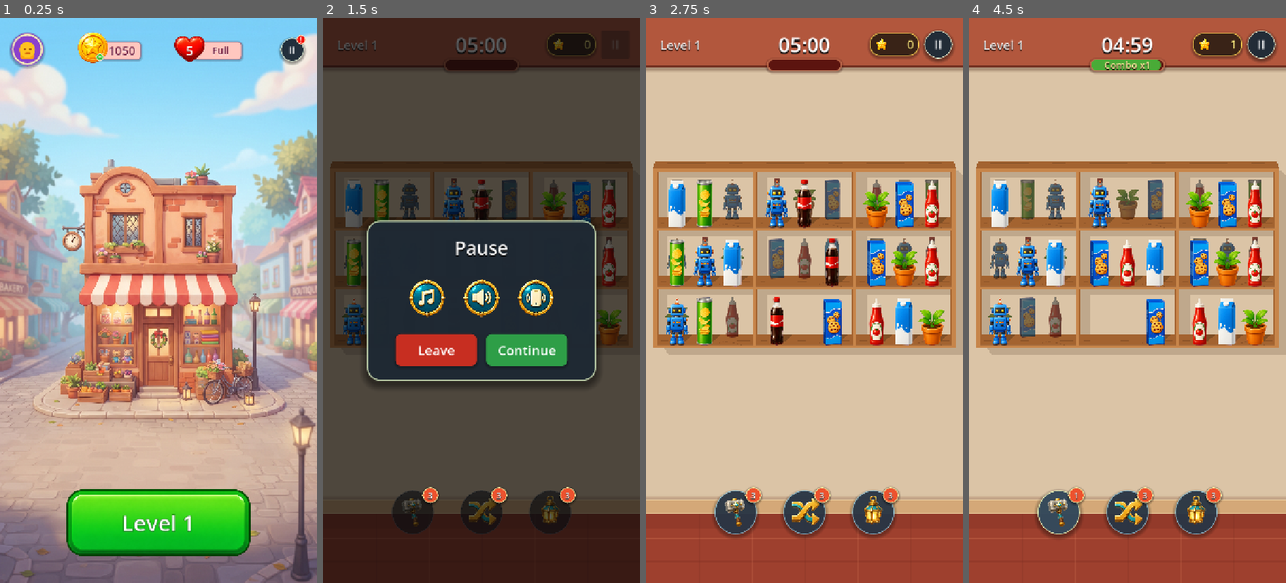
Above: before the commit, frames 1-4 (left to right).
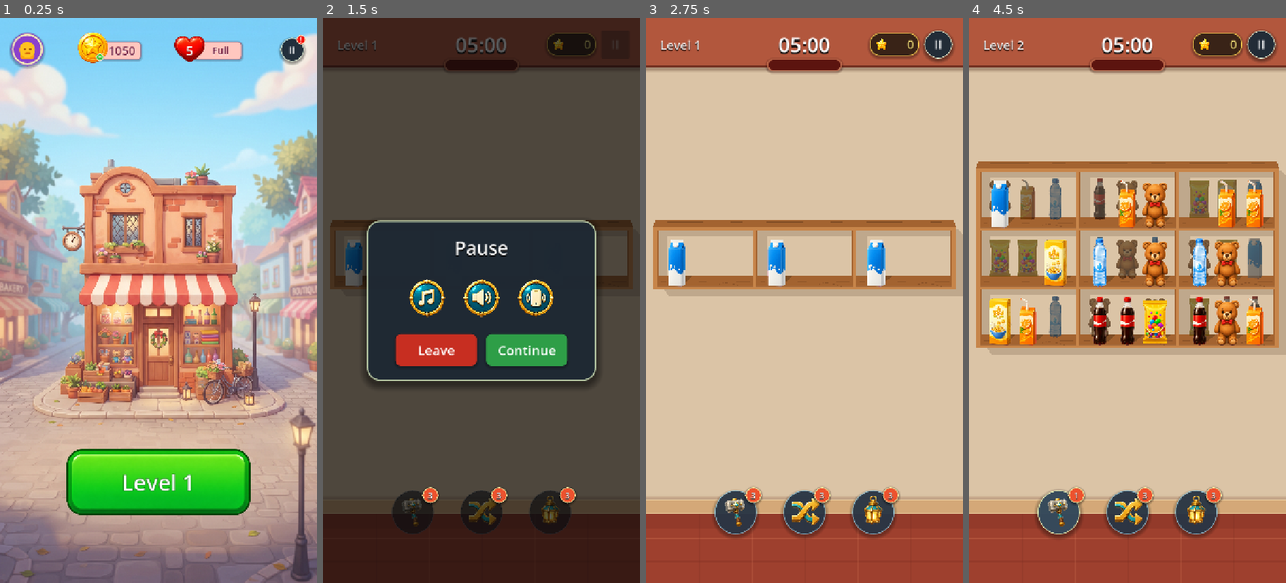
Above: after the commit, the same moments.

Repository: vladeque/sorting-puzzle
Game: Godot game, scene res://scenes/main_menu.tscn
The game is run twice, just before and just after one commit, with the same random seed, the same clock (stepped at 60 frames per second) and the same inputs.
Inputs (mouse positions are in pixels of both pictures, inside the frame that each line leads up to):
- Up to frame 1 (0.25 s): no input
- Up to frame 2 (1.5 s): click "Level 1" at 0.5 s; click "II" at 1.25 s
- Up to frame 3 (2.75 s): click "Continue" at 2 s
- Up to frame 4 (4.5 s): click "3" at 2.75 s; click (1127, 390) at 3.5 s, where only the run after the commit has a clickable "Next"; click "2" at 4.25 s

The runs differ from the first frame. In frame 1, 11% of the frame differs, in the area x 20-80%, y 76-96%; in frame 2, 7.5%; in frame 3, 19%, in the area x 2-100%, y 25-60%; in frame 4, 12%.

Commit message:
Refresh level UI and remove unused reward star asset

Diff:
--- a/configs/levels/level_001.json
+++ b/configs/levels/level_001.json
@@ -5,56 +5,17 @@
   "shelves": [
 	{
 	  "layers": [
-		["milk_carton", "chips_can", null],
-		["milk_carton", "chips_can", "toy_robot"]
+		["milk_carton"]
 	  ]
 	},
 	{
 	  "layers": [
-		["toy_robot", "soda_bottle", null],
-		["soda_bottle", "plant_pot", "cookie_box"]
+		["milk_carton"]
 	  ]
 	},
 	{
 	  "layers": [
-		["plant_pot", "cookie_box", "ketchup_bottle"],
-		["ketchup_bottle", "milk_carton", "chips_can"]
-	  ]
-	},
-	{
-	  "layers": [
-		["chips_can", "toy_robot", "milk_carton"],
-		["toy_robot", "soda_bottle", "plant_pot"]
-	  ]
-	},
-	{
-	  "layers": [
-		[null, null, "soda_bottle"],
-		["cookie_box", "ketchup_bottle", "milk_carton"]
-	  ]
-	},
-	{
-	  "layers": [
-		["cookie_box", "plant_pot", "ketchup_bottle"],
-		["chips_can", "toy_robot", "soda_bottle"]
-	  ]
-	},
-	{
-	  "layers": [
-		["toy_robot", "chips_can", null],
-		["plant_pot", "cookie_box", "ketchup_bottle"]
-	  ]
-	},
-	{
-	  "layers": [
-		["soda_bottle", null, "cookie_box"],
-		[null, null, null]
-	  ]
-	},
-	{
-	  "layers": [
-		["ketchup_bottle", "milk_carton", "plant_pot"],
-		[null, null, null]
+		["milk_carton"]
 	  ]
 	}
   ]
--- a/level.tscn
+++ b/level.tscn
@@ -4,7 +4,7 @@
 [ext_resource type="Texture2D" uid="uid://x0qk7pd87bfv" path="res://assets/abilities/ability_shuffle.png" id="3_shuffle_icon"]
 [ext_resource type="Texture2D" uid="uid://dwmyah5l2r82d" path="res://assets/abilities/ability_lantern.png" id="4_lantern_icon"]
 [ext_resource type="PackedScene" uid="uid://g1xsr7chqeg7" path="res://scenes/pause_menu.tscn" id="5_pause_menu"]
-[ext_resource type="Texture2D" path="res://assets/ui/reward_star.png" id="6_reward_star"]
+[ext_resource type="Texture2D" uid="uid://dv3e304riacm4" path="res://assets/ui/reward_star1.png" id="6_reward_star"]
 [ext_resource type="Texture2D" uid="uid://bai63m2evt0sk" path="res://assets/ui/level_button_blank.png" id="7_level_button_blank"]
 [ext_resource type="Script" uid="uid://cy80oincxrrc5" path="res://scripts/level.gd" id="10_level_script"]
 
@@ -47,6 +47,21 @@
 shadow_size = 7
 shadow_offset = Vector2(0, -2)
 
+[sub_resource type="StyleBoxFlat" id="StyleBoxFlat_star_counter"]
+bg_color = Color(0.18, 0.12, 0.08, 0.86)
+border_width_left = 2
+border_width_top = 2
+border_width_right = 2
+border_width_bottom = 2
+border_color = Color(1, 0.84, 0.32, 0.88)
+corner_radius_top_left = 22
+corner_radius_top_right = 22
+corner_radius_bottom_right = 22
+corner_radius_bottom_left = 22
+shadow_color = Color(0, 0, 0, 0.3)
+shadow_size = 6
+shadow_offset = Vector2(0, 3)
+
 [sub_resource type="StyleBoxFlat" id="StyleBoxFlat_pause_button_normal"]
 bg_color = Color(0.12, 0.17, 0.22, 0.96)
 border_width_left = 2
@@ -92,21 +107,6 @@
 shadow_size = 10
 shadow_offset = Vector2(0, 4)
 
-[sub_resource type="StyleBoxFlat" id="StyleBoxFlat_star_counter"]
-bg_color = Color(0.18, 0.12, 0.08, 0.86)
-border_width_left = 2
-border_width_top = 2
-border_width_right = 2
-border_width_bottom = 2
-border_color = Color(1, 0.84, 0.32, 0.88)
-corner_radius_top_left = 22
-corner_radius_top_right = 22
-corner_radius_bottom_right = 22
-corner_radius_bottom_left = 22
-shadow_color = Color(0, 0, 0, 0.3)
-shadow_size = 6
-shadow_offset = Vector2(0, 3)
-
 [sub_resource type="StyleBoxFlat" id="StyleBoxFlat_ability_normal"]
 bg_color = Color(0.16, 0.21, 0.27, 0.94)
 border_width_left = 2
@@ -253,7 +253,7 @@
 mouse_filter = 2
 theme_override_styles/panel = SubResource("StyleBoxFlat_hud_center_slot")
 
-[node name="ComboFill" type="Panel" parent="Background/HudCenterSlot"]
+[node name="ComboFill" type="Panel" parent="Background/HudCenterSlot" unique_id=1795234617]
 visible = false
 layout_mode = 1
 anchors_preset = 15
@@ -276,7 +276,6 @@
 anchor_bottom = 1.0
 grow_horizontal = 2
 grow_vertical = 2
-mouse_filter = 2
 theme_override_colors/font_color = Color(1, 0.92, 0.62, 1)
 theme_override_colors/font_shadow_color = Color(0.08, 0.02, 0.01, 0.82)
 theme_override_constants/shadow_offset_x = 0
@@ -686,6 +685,7 @@
 offset_top = -48.0
 offset_bottom = 48.0
 grow_horizontal = 2
+grow_vertical = 2
 theme_override_colors/font_color = Color(1, 1, 1, 1)
 theme_override_colors/font_shadow_color = Color(0, 0, 0, 0.8)
 theme_override_constants/shadow_offset_x = 0
@@ -752,13 +752,12 @@
 offset_bottom = 142.0
 grow_horizontal = 2
 grow_vertical = 2
-mouse_filter = 2
 theme_override_colors/font_color = Color(1, 1, 1, 1)
 theme_override_colors/font_shadow_color = Color(0.47, 0.17, 0.04, 0.98)
+theme_override_colors/font_outline_color = Color(0.64, 0.24, 0.04, 1)
 theme_override_constants/shadow_offset_x = 0
 theme_override_constants/shadow_offset_y = 5
 theme_override_constants/outline_size = 8
-theme_override_colors/font_outline_color = Color(0.64, 0.24, 0.04, 1)
 theme_override_font_sizes/font_size = 58
 text = "x0"
 horizontal_alignment = 1
@@ -778,18 +777,15 @@
 grow_horizontal = 2
 grow_vertical = 2
 theme_override_colors/font_color = Color(1, 1, 1, 1)
+theme_override_colors/font_focus_color = Color(1, 1, 1, 1)
 theme_override_colors/font_pressed_color = Color(0.92, 1, 0.9, 1)
 theme_override_colors/font_hover_color = Color(1, 1, 1, 1)
-theme_override_colors/font_focus_color = Color(1, 1, 1, 1)
 theme_override_colors/font_outline_color = Color(0.03, 0.25, 0.04, 0.95)
-theme_override_colors/font_shadow_color = Color(0.01, 0.18, 0.03, 0.72)
 theme_override_constants/outline_size = 4
-theme_override_constants/shadow_offset_x = 0
-theme_override_constants/shadow_offset_y = 4
 theme_override_font_sizes/font_size = 42
 theme_override_styles/normal = SubResource("StyleBoxTexture_completion_next")
+theme_override_styles/pressed = SubResource("StyleBoxTexture_completion_next")
 theme_override_styles/hover = SubResource("StyleBoxTexture_completion_next")
-theme_override_styles/pressed = SubResource("StyleBoxTexture_completion_next")
 text = "Next"
 
 [node name="PauseMenuOverlay" parent="UI" unique_id=1081173105 instance=ExtResource("5_pause_menu")]
--- a/scripts/production_main_menu.gd
+++ b/scripts/production_main_menu.gd
@@ -8,7 +8,7 @@
 const TOP_MARGIN := 28.0
 const TOP_SIDE_MARGIN := 24.0
 const BOTTOM_BAR_HEIGHT := 220.0
-const BOTTOM_MARGIN := 52.0
+const BOTTOM_MARGIN := 152.0
 const SIDE_MARGIN := 48.0
 const LEVEL_BUTTON_MAX_WIDTH := 420.0
 const LIFE_STATUS_REFRESH_SECONDS := 1.0
Binary file removed: assets/ui/reward_star.png
Binary file added: assets/ui/reward_star1.png
Not shown, changed: assets/ui/reward_star1.png.import
Not shown: 1 places in level.tscn that only renumber resources
